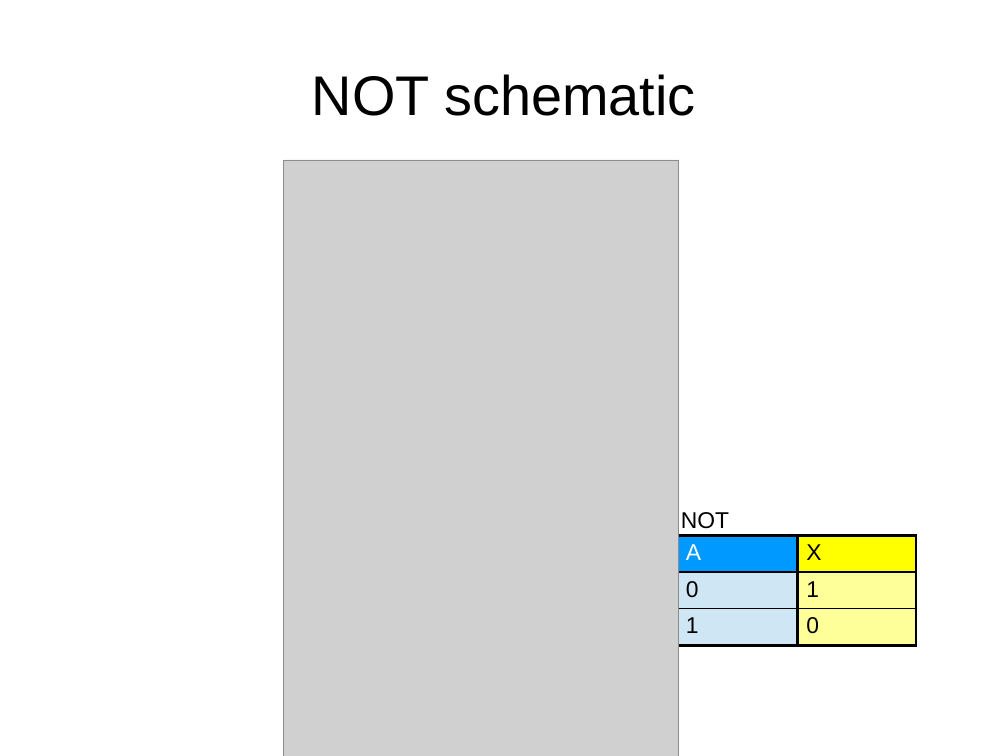
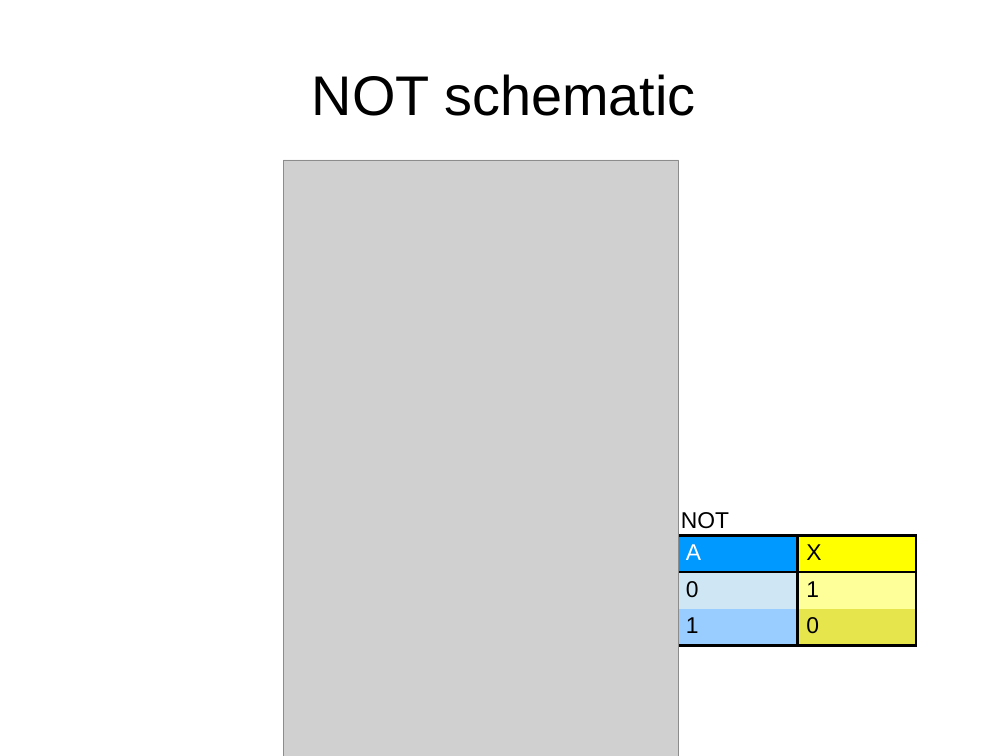
Before and after one commit to swarren/presentations, a slide deck: slide 6 of lcs-digital-logic-build-a-not-nand-gate-from-mosfets/lcs-digital-logic-build-a-not-nand-gate-from-mosfets.odp. Drawn at 1008x756 pixels with LibreOffice and Linux fonts; fonts in the diff are those of the drawing; grey boxes stand for pictures. Boxes give left, top, right and bottom in pixels: in the first picture for what was removed or moved away, otherwise in the second. Text is boxed around its words. In the diff, an @@ line names an element or a change of style, - is before the commit and + after.

```diff
--- a/lcs-digital-logic-build-a-not-nand-gate-from-mosfets/lcs-digital-logic-build-a-not-nand-gate-from-mosfets.odp
+++ b/lcs-digital-logic-build-a-not-nand-gate-from-mosfets/lcs-digital-logic-build-a-not-nand-gate-from-mosfets.odp
@@ table at [677,536,917,641] @@
@@ fill #CFE7F5 to #99CCFF in row 3, column 1 @@
@@ fill #FFFF99 to #E6E64C in row 3, column 2 @@
@@ borders changed @@
```
Also in this commit, not shown: 4 other slides changed, 1 other file.
